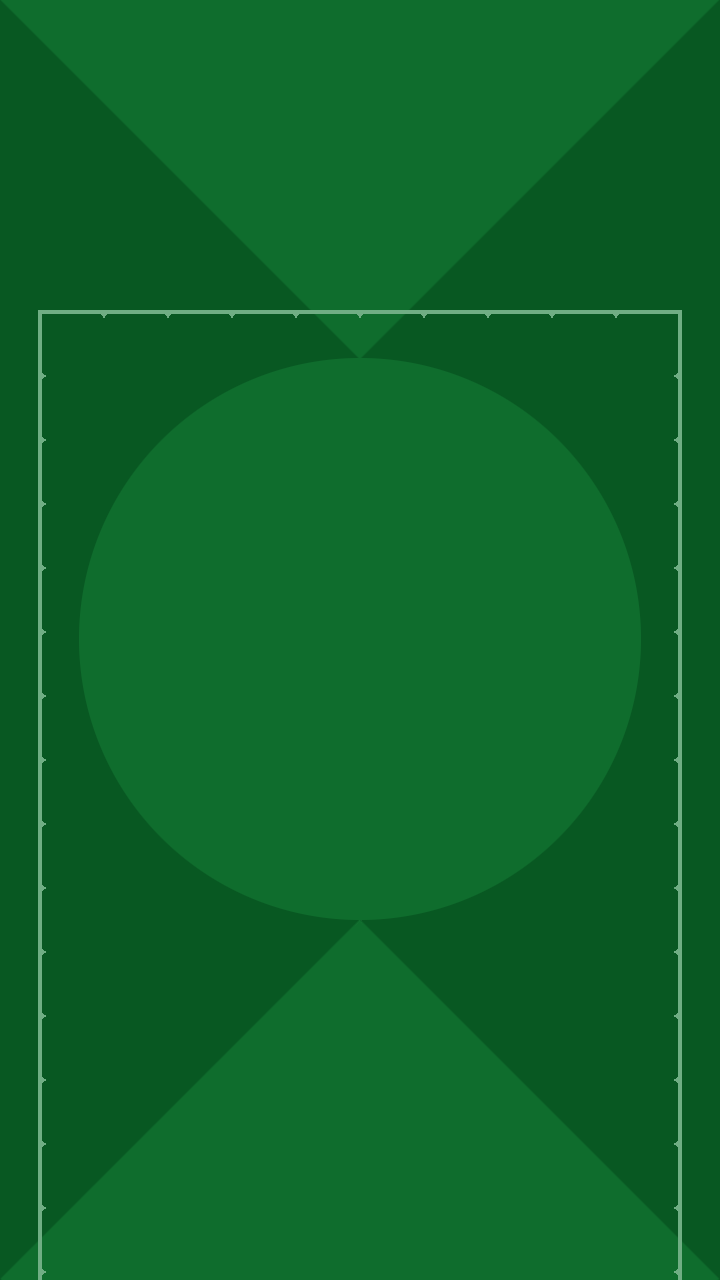
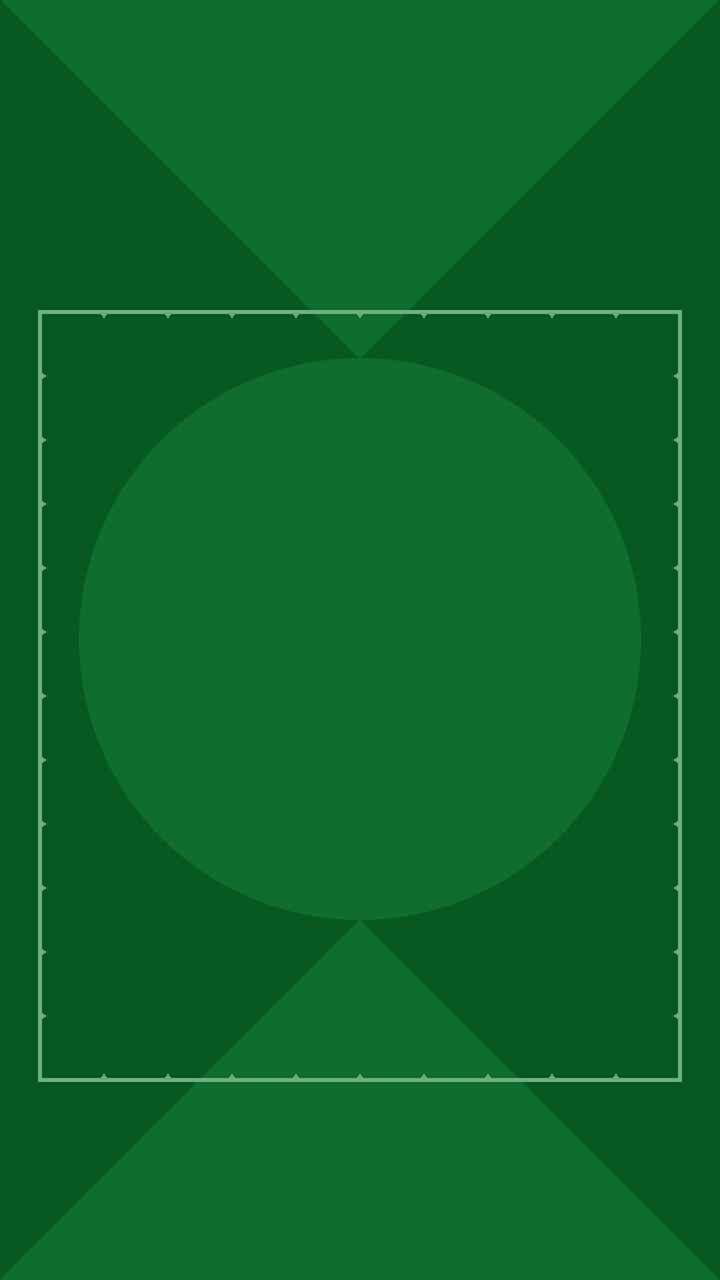
Two versions of the same layered image (720x1280). Layer-by-layer changes:
painted on "tablero" over <box>38,1074,682,1280</box>